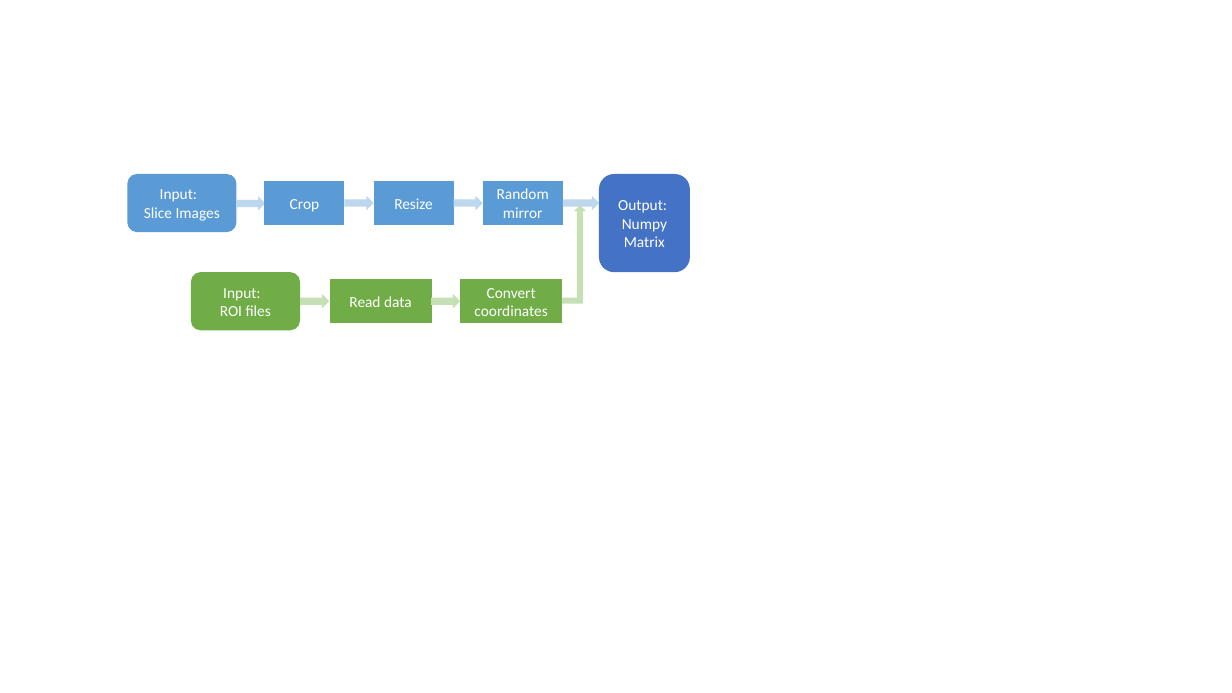
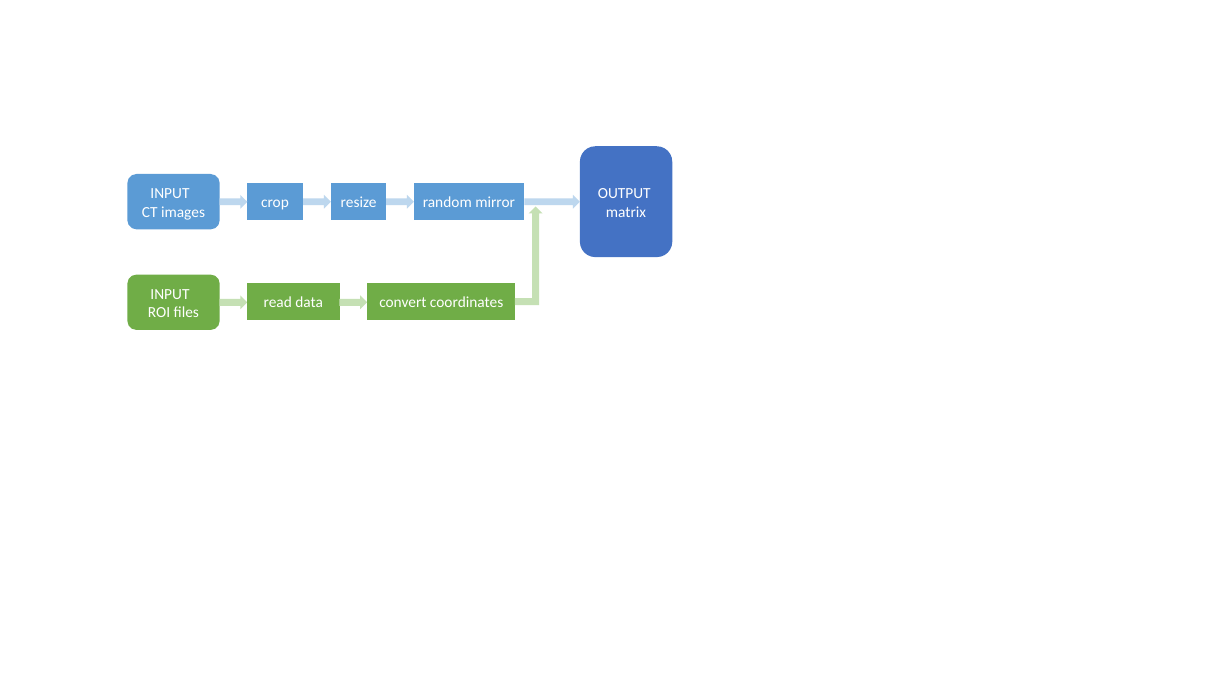
Before and after one commit to ChZPan/CT-image-DeepLearningRegression, a slide deck: slide 1 of temp/Process_Pipeline.pptx. Drawn at 1232x693 pixels with LibreOffice and Linux fonts; fonts in the diff are those of the drawing. Boxes give left, top, right and bottom in pixels: in the first picture for what was removed or moved away, otherwise in the second. Text is boxed around its words. In the diff, an @@ line names an element or a change of style, - is before the commit and + after.

```diff
--- a/temp/Process_Pipeline.pptx
+++ b/temp/Process_Pipeline.pptx
@@ rounded rectangle "OUTPUT": place and size @@
-rounded rectangle "OUTPUT" at bbox=[599, 174, 689, 272]
+rounded rectangle "OUTPUT" at bbox=[580, 146, 673, 257]
@@ rounded rectangle "INPUT": place and size @@
-rounded rectangle "INPUT" at bbox=[128, 174, 237, 232]
+rounded rectangle "INPUT" at bbox=[128, 174, 220, 229]
@@ text in rounded rectangle at bbox=[142, 188, 205, 220]: text changed @@
-Input:
-Slice Images
+INPUT
+CT images
@@ right arrow: place and size @@
-right arrow at bbox=[237, 196, 265, 211]
+right arrow at bbox=[220, 195, 248, 209]
@@ rectangle "crop": place and size @@
-rectangle "crop" at bbox=[264, 181, 345, 225]
+rectangle "crop" at bbox=[248, 183, 303, 220]
@@ text in rectangle at bbox=[261, 199, 289, 210]: text changed @@
-Crop
+crop
@@ right arrow: place and size @@
-right arrow at bbox=[345, 196, 373, 211]
+right arrow at bbox=[303, 195, 331, 209]
@@ rectangle "resize": place and size @@
-rectangle "resize" at bbox=[373, 181, 454, 225]
+rectangle "resize" at bbox=[331, 183, 386, 220]
@@ text in rectangle at bbox=[341, 196, 377, 207]: text changed @@
-Resize
+resize
@@ right arrow: place and size @@
-right arrow at bbox=[454, 196, 482, 211]
+right arrow at bbox=[386, 195, 414, 209]
@@ rectangle "random mirror": place and size @@
-rectangle "random mirror" at bbox=[482, 181, 563, 225]
+rectangle "random mirror" at bbox=[414, 183, 525, 220]
@@ text in rectangle at bbox=[423, 196, 515, 207]: text changed @@
-Random mirror
+random mirror
@@ bent up arrow: place and size @@
-bent up arrow at bbox=[562, 205, 586, 304]
+bent up arrow at bbox=[515, 206, 543, 305]
@@ right arrow: place and size @@
-right arrow at bbox=[563, 196, 599, 211]
+right arrow at bbox=[525, 195, 580, 209]
@@ text in rounded rectangle at bbox=[598, 188, 651, 217]: text changed @@
-Output:
-Numpy Matrix
+OUTPUT
+matrix
@@ rounded rectangle "INPUT": place and size @@
-rounded rectangle "INPUT" at bbox=[191, 273, 300, 331]
+rounded rectangle "INPUT" at bbox=[128, 274, 220, 330]
@@ text in rounded rectangle at bbox=[150, 289, 189, 299]: text changed @@
-Input:
+INPUT
@@ right arrow: place and size @@
-right arrow at bbox=[300, 294, 329, 309]
+right arrow at bbox=[220, 296, 248, 310]
@@ rectangle "read data": place and size @@
-rectangle "read data" at bbox=[330, 279, 432, 323]
+rectangle "read data" at bbox=[248, 284, 340, 321]
@@ text in rectangle at bbox=[264, 296, 323, 307]: text changed @@
-Read data
+read data
@@ right arrow: place and size @@
-right arrow at bbox=[432, 294, 460, 309]
+right arrow at bbox=[339, 296, 367, 310]
@@ rectangle "convert coordinates": place and size @@
-rectangle "convert coordinates" at bbox=[460, 279, 562, 323]
+rectangle "convert coordinates" at bbox=[368, 283, 516, 320]
@@ text in rectangle at bbox=[379, 296, 503, 307]: text changed @@
-Convert coordinates
+convert coordinates
```
Also in this commit, not shown: 1 other file.
